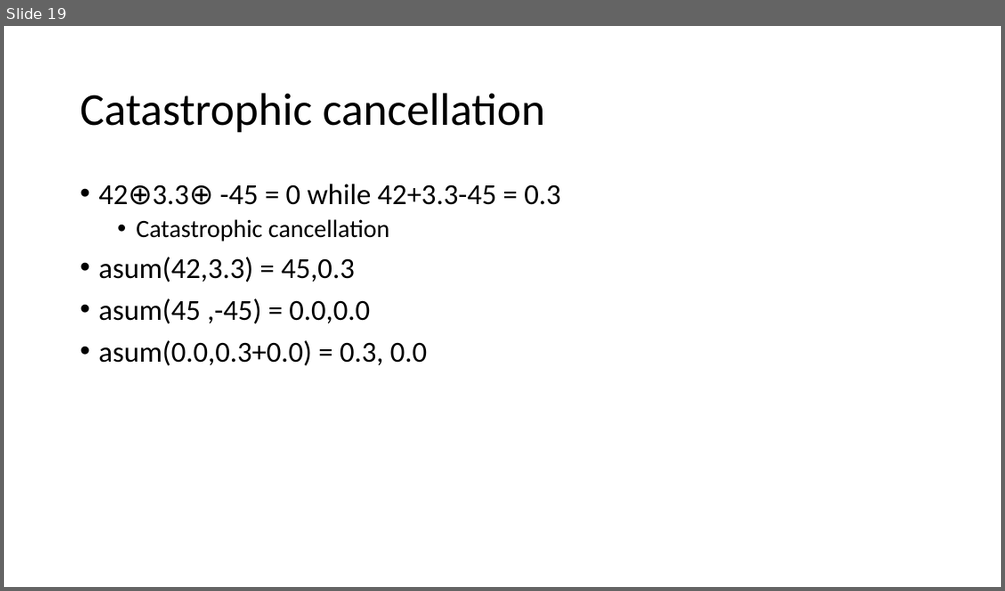
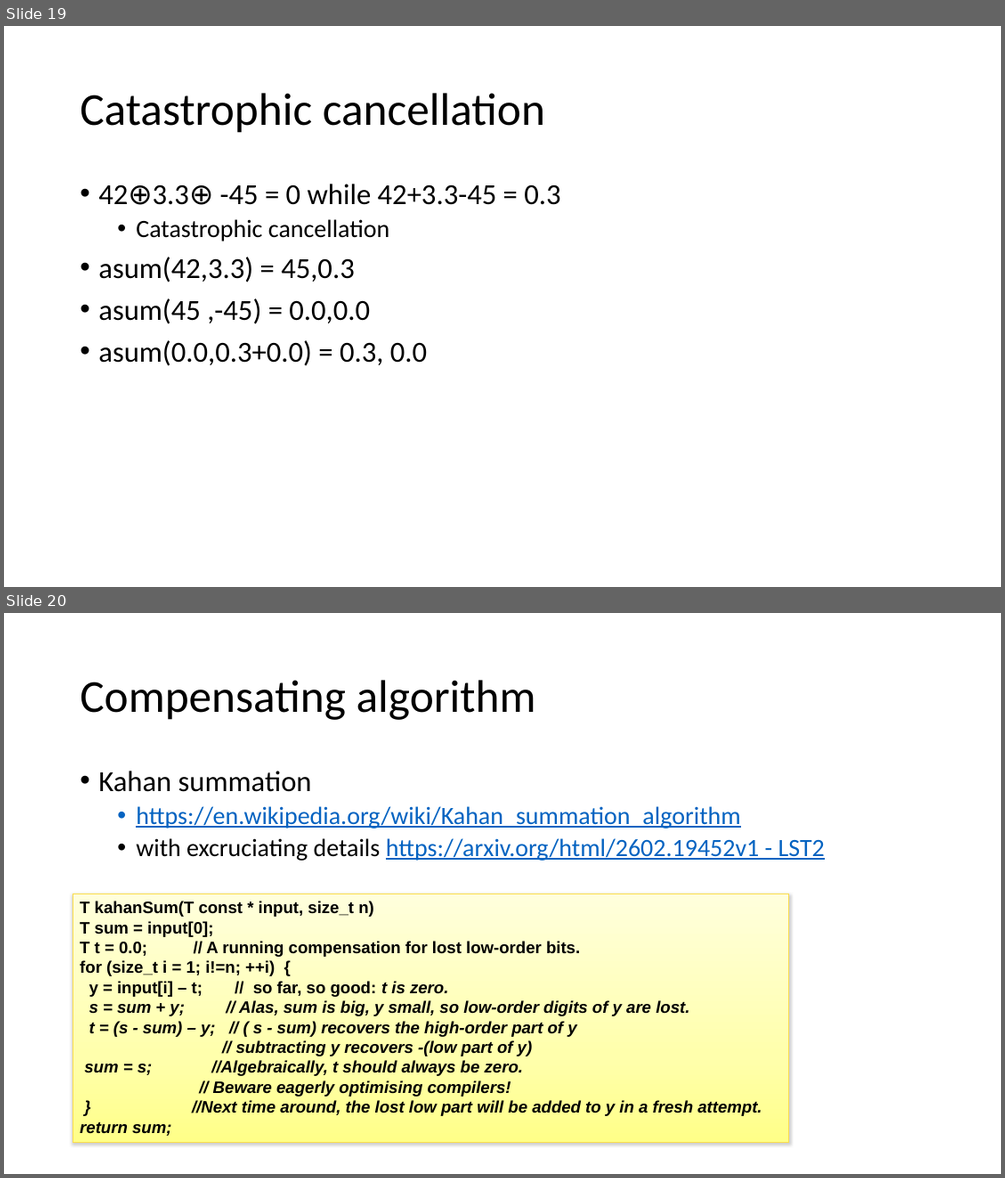
Before and after one commit to VinInn/FPCourse, a slide deck: Slides/FPforScientist.pptx. Shown one above the other, each under a label of ours: slide 19 before the commit, slides 19 and 20 after it. The pictures are 1005x591 and 1005x1178 pixels, drawn with LibreOffice and Linux fonts; fonts in the diff are those of the drawing. Boxes give left, top, right and bottom in pixels: in the first picture for what was removed or moved away, otherwise in the second. Text is boxed around its words. In the diff, an @@ line names an element or a change of style, - is before the commit and + after.

Commit message:
add kahan

```diff
--- a/Slides/FPforScientist.pptx
+++ b/Slides/FPforScientist.pptx
@@ slide 20 added at [4,613,1001,1174], background #FFFFFF @@
@@ title added at [80,680,536,720], 44 pt, text #000000 @@
+Compensating algorithm
@@ text added at [98,771,825,860], 24 pt, text #0563C1, underline @@
+• Kahan summation
+  • https://en.wikipedia.org/wiki/Kahan_summation_algorithm
+  • with excruciating details https://arxiv.org/html/2602.19452v1 - LST2
@@ rectangle added at [73,893,789,1143], fill gradient #FFFFDC to #FFFFAC to #FFFF88, outline #FADD4D 0.75 pt, 16 pt, text #000000, bold, italic @@
+T kahanSum(T const * input, size_t n)
+T sum = input[0];
+T t = 0.0; // A running compensation for lost low-order bits.
+for (size_t i = 1; i!=n; ++i) {
+y = input[i] – t; // so far, so good: t is zero.
+s = sum + y; // Alas, sum is big, y small, so low-order digits of y are lost.
+t = (s - sum) – y; // ( s - sum) recovers the high-order part of y
+// subtracting y recovers -(low part of y)
+sum = s; //Algebraically, t should always be zero.
+// Beware eagerly optimising compilers!
+} //Next time around, the lost low part will be added to y in a fresh attempt.
+return sum;
```
Also in this commit, not shown: 1 slide changed.
